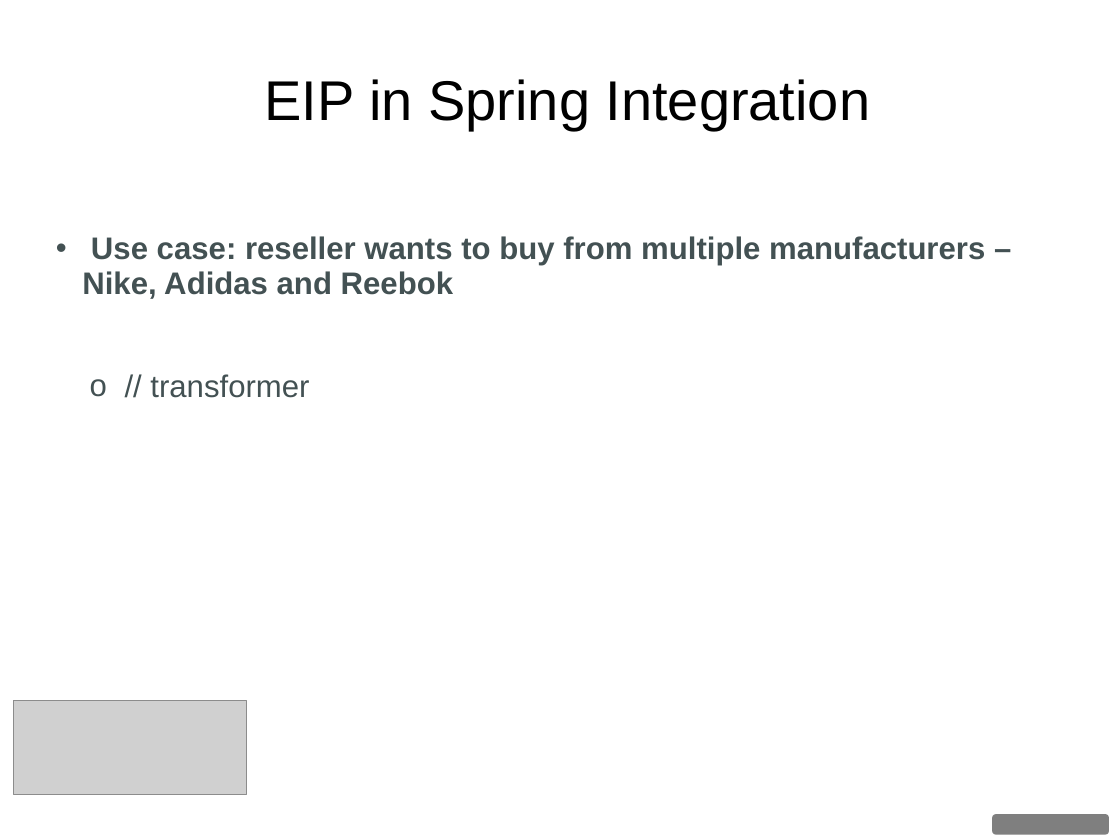
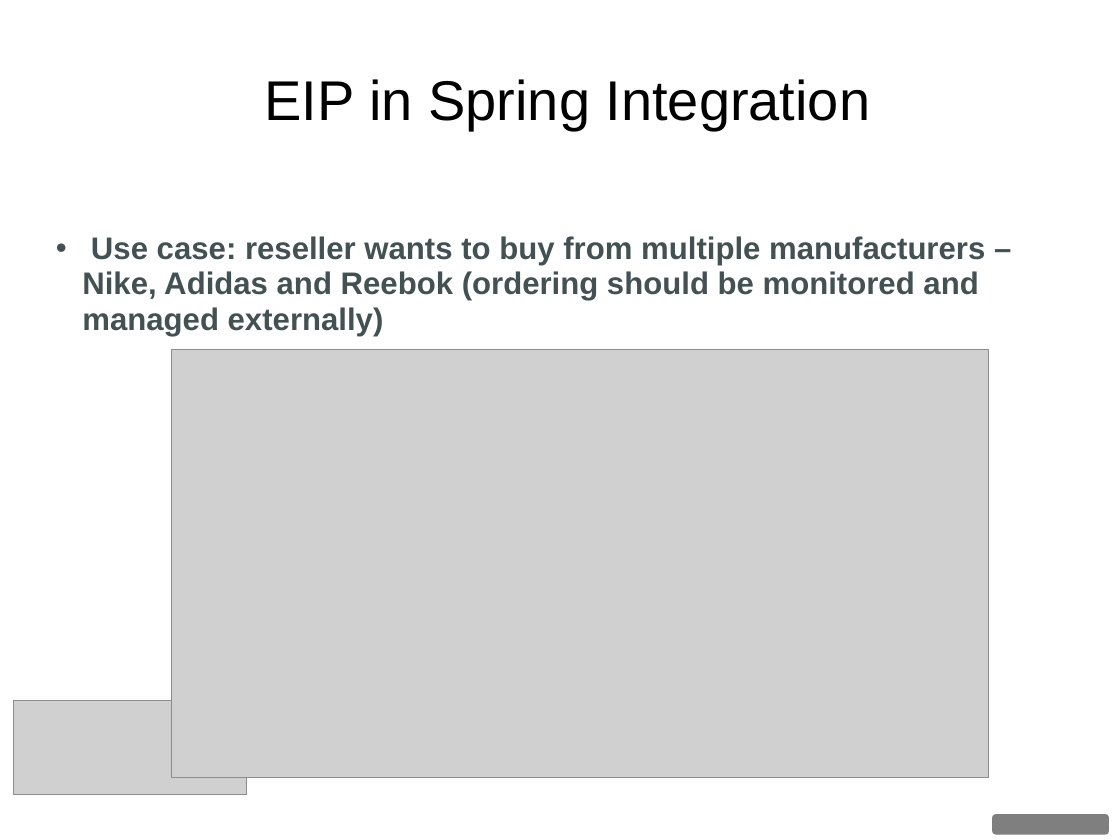
Before and after one commit to dgyordanov/springintegration, a slide deck: slide 56 of Spring_Integration.ppt (slide 46 before the commit). Drawn at 1120x840 pixels with LibreOffice and Linux fonts; fonts in the diff are those of the drawing; grey boxes stand for pictures; background and template pictures are left out. Boxes give left, top, right and bottom in pixels: in the first picture for what was removed or moved away, otherwise in the second. Text is boxed around its words. In the diff, an @@ line names an element or a change of style, - is before the commit and + after.

```diff
--- a/Spring_Integration.ppt
+++ b/Spring_Integration.ppt
@@ text at <box>82,236,985,336</box>: text changed @@
-• Use case: reseller wants to buy from multiple manufacturers – Nike, Adidas and Reebok
-  o // transformer
+• Use case: reseller wants to buy from multiple manufacturers – Nike, Adidas and Reebok (ordering should be monitored and managed externally)
@@ picture added at <box>171,349,988,777</box> @@
```
Also in this commit, not shown: 12 other slides changed, 1 slide added, 6 other files.
